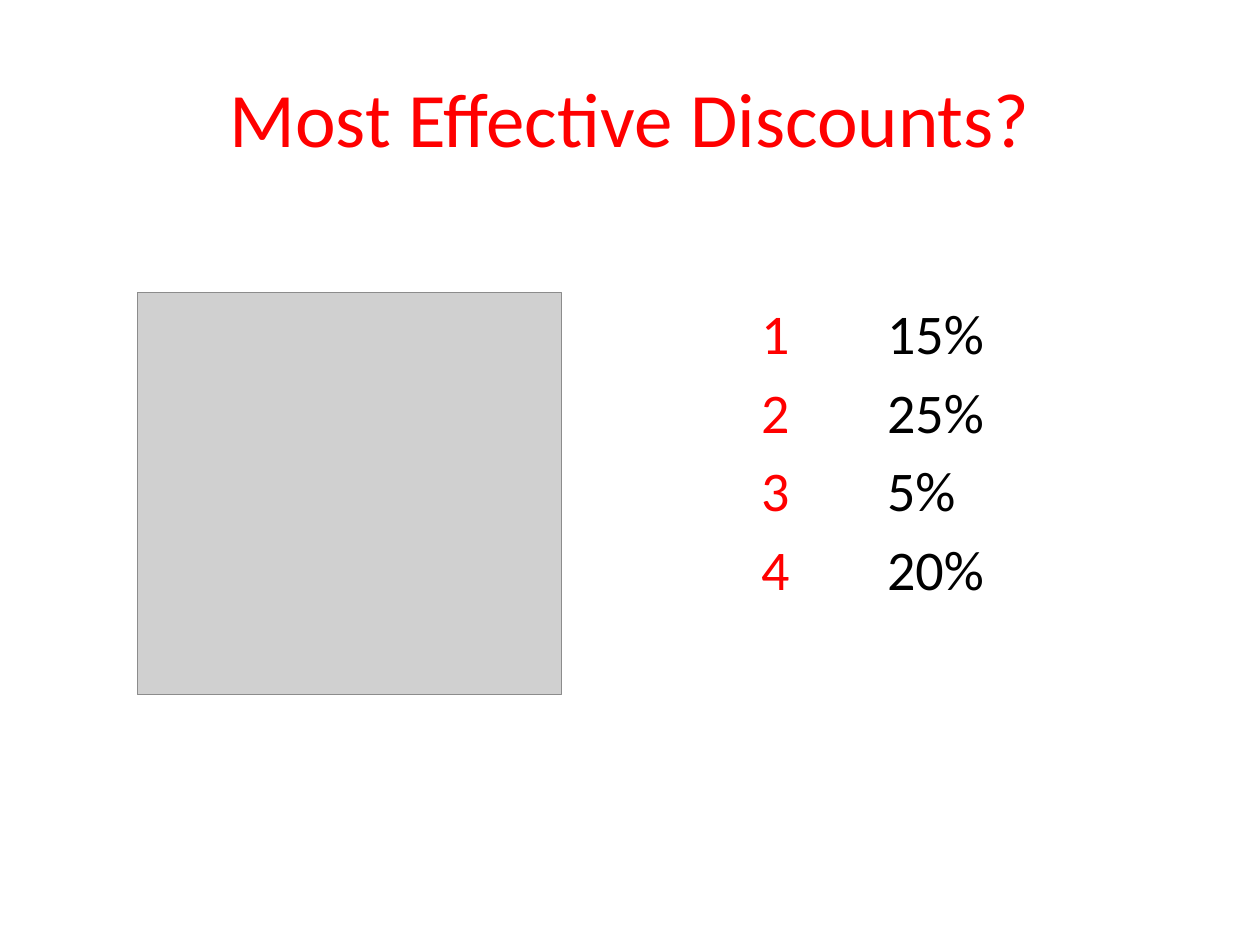
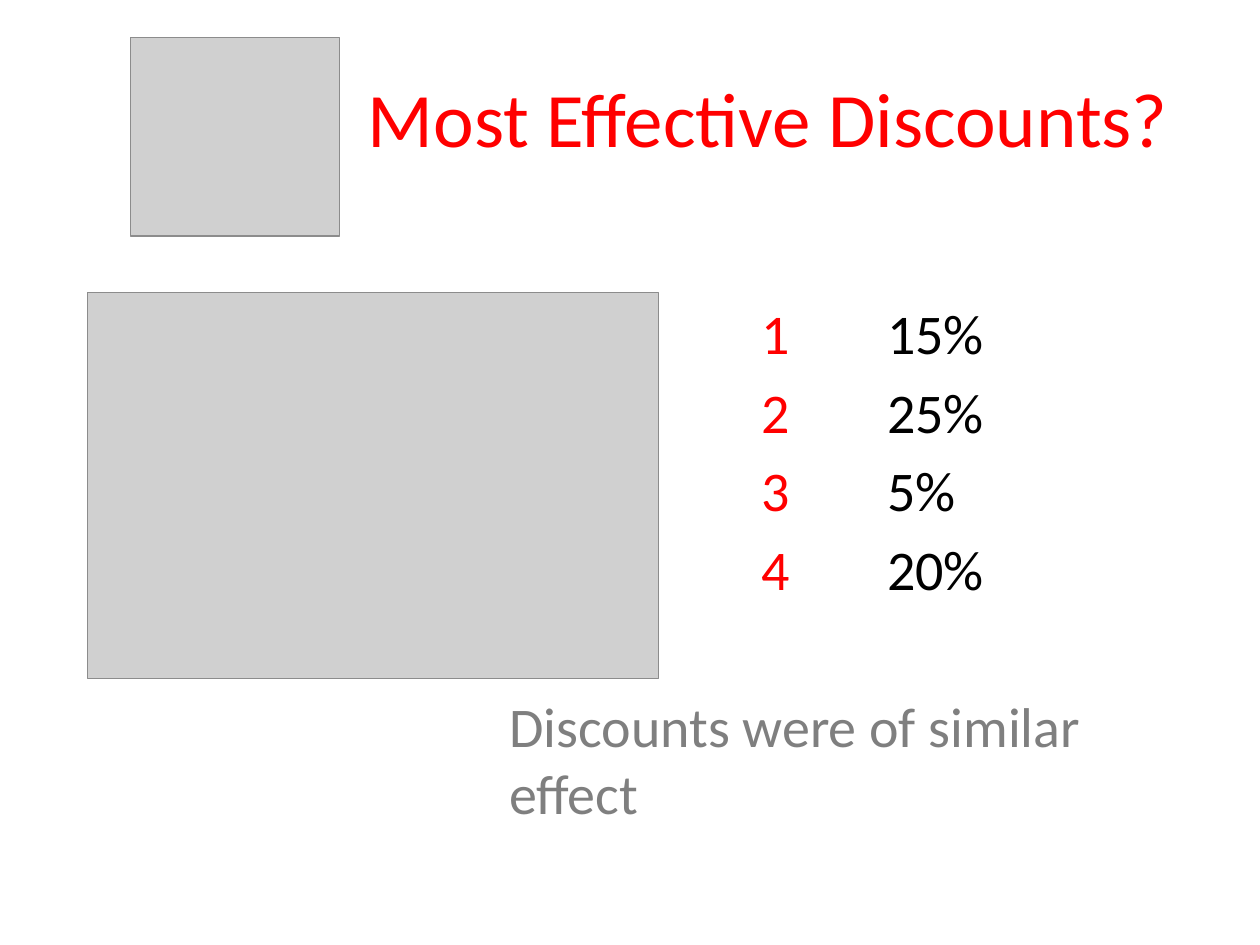
Before and after one commit to Sue-Mir/Module2_Project_Hypothesis_Testing, a slide deck: slide 5 of Project2_HypothesisTesting_NonTechnicalPresentation.pptx (slide 6 before the commit). Drawn at 1260x945 pixels with LibreOffice and Linux fonts; fonts in the diff are those of the drawing; grey boxes stand for pictures. Boxes give left, top, right and bottom in pixels: in the first picture for what was removed or moved away, otherwise in the second. Text is boxed around its words. In the diff, an @@ line names an element or a change of style, - is before the commit and + after.

```diff
--- a/Project2_HypothesisTesting_NonTechnicalPresentation.pptx
+++ b/Project2_HypothesisTesting_NonTechnicalPresentation.pptx
@@ picture: place and size @@
-picture at box(137, 292, 562, 694)
+picture at box(130, 38, 339, 236)
@@ title "Most Effective Discounts?": place and size @@
-title "Most Effective Discounts?" at box(230, 93, 1029, 148)
+title "Most Effective Discounts?" at box(368, 93, 1167, 148)
@@ picture added at box(87, 292, 658, 678) @@
@@ text at box(509, 708, 1080, 815): paragraph added @@
+Discounts were of similar effect
```
Also in this commit, not shown: 4 other slides changed, 6 slides added, 3 slides removed.
